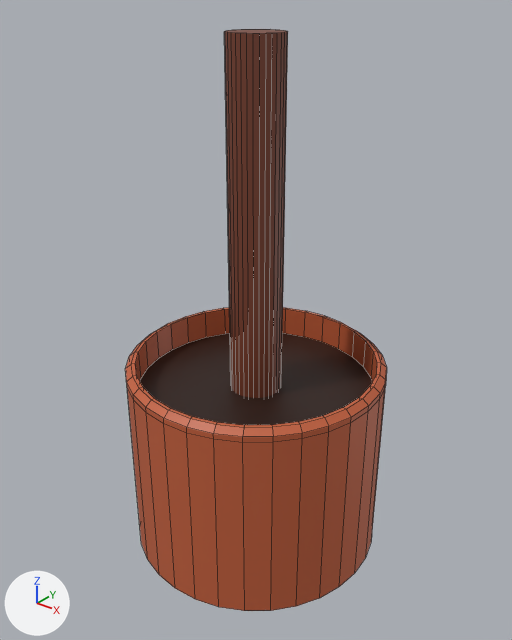
Renders of the Blender file VRRage-VR/assets/models/office/blendfiles/potplant.blend from each side of a commit.
One viewpoint serves both versions: a camera (50 mm lens) standing at (1.5, -1.88, 1.72) and looking at (0.01, -0.01, 0.56). Lighting does not change. The marker at lower left points along +X, +Y and +Z. Mesh edges are drawn as thin lines.
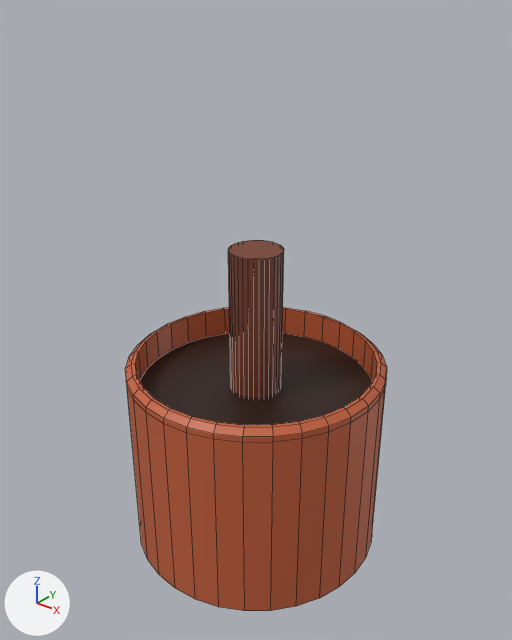
Where the newer file only moved an object's origin or applied its transform, the numbers keep the older frame.

The change, as a list of edits to the scene's bpy script:
```text
Change me_cylinder:
    used by ob_cylinder; location = (0.0, 0.0, 0.0); scale = (0.5, 0.5, 0.4)
    remove me_cylinder.from_pydata(...)  # 288 vertices, 197 faces; spans x -1.0..1.0, y -1.0..1.0, z -1.0..3.92
    add me_cylinder.from_pydata(...)  # 288 vertices, 197 faces; spans x -1.0..1.0, y -1.0..1.0, z -1.0..2.1
    me_cylinder part 1
    32 vertices are removed from x -0.2..0.2, y -0.2..0.2, z 3.92
    33 faces are deleted
    32 new vertices lie (0.0, 0.0, 1.43) away from vertices in x -0.2..0.2, y -0.2..0.2, z 0.67
    33 new faces join them, mat_tree (brown #783f2b)
```

What differs and where, as boxes [x1, y1, x2, y2] in the pictures (512 x 640 px; the box of a moved part takes in the faces that stretch with it):
'Cylinder', reshaped (36% shorter)
    before: [125, 29, 387, 611]
    after: [125, 240, 387, 611]
part 1 of me_cylinder, moved or reshaped
    before: [224, 29, 288, 398]
    after: [228, 240, 284, 398]
